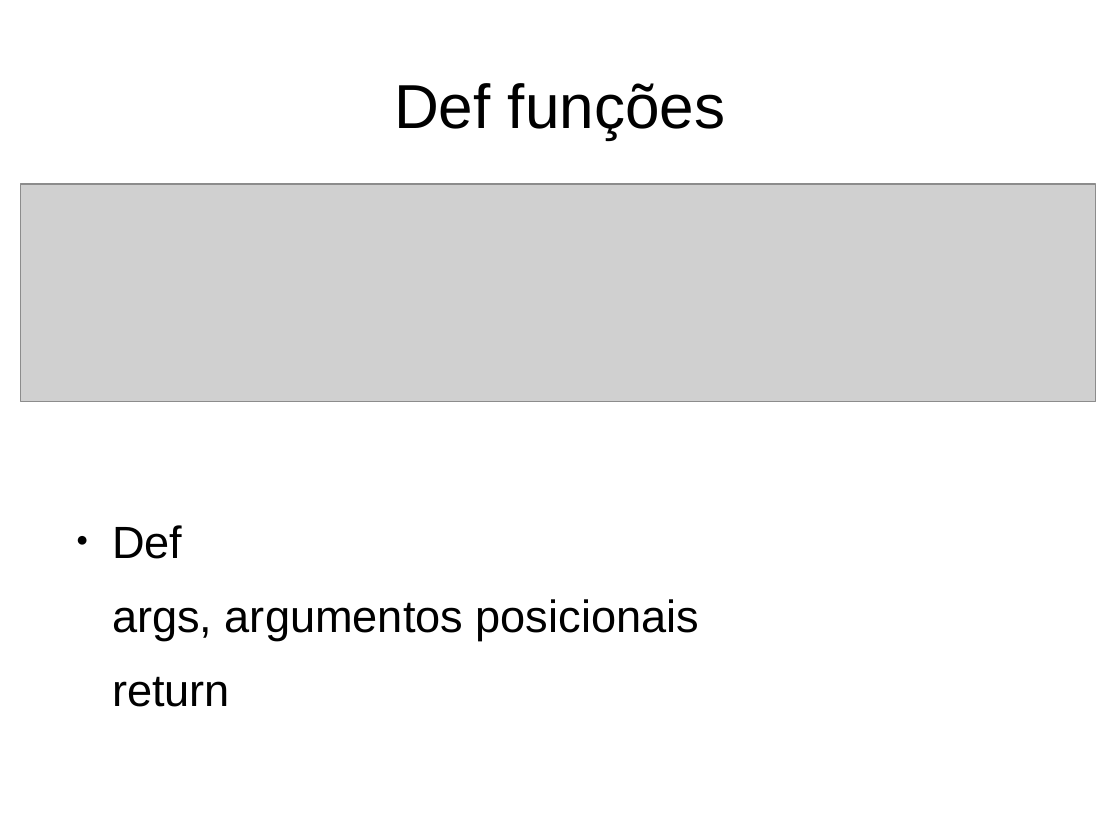
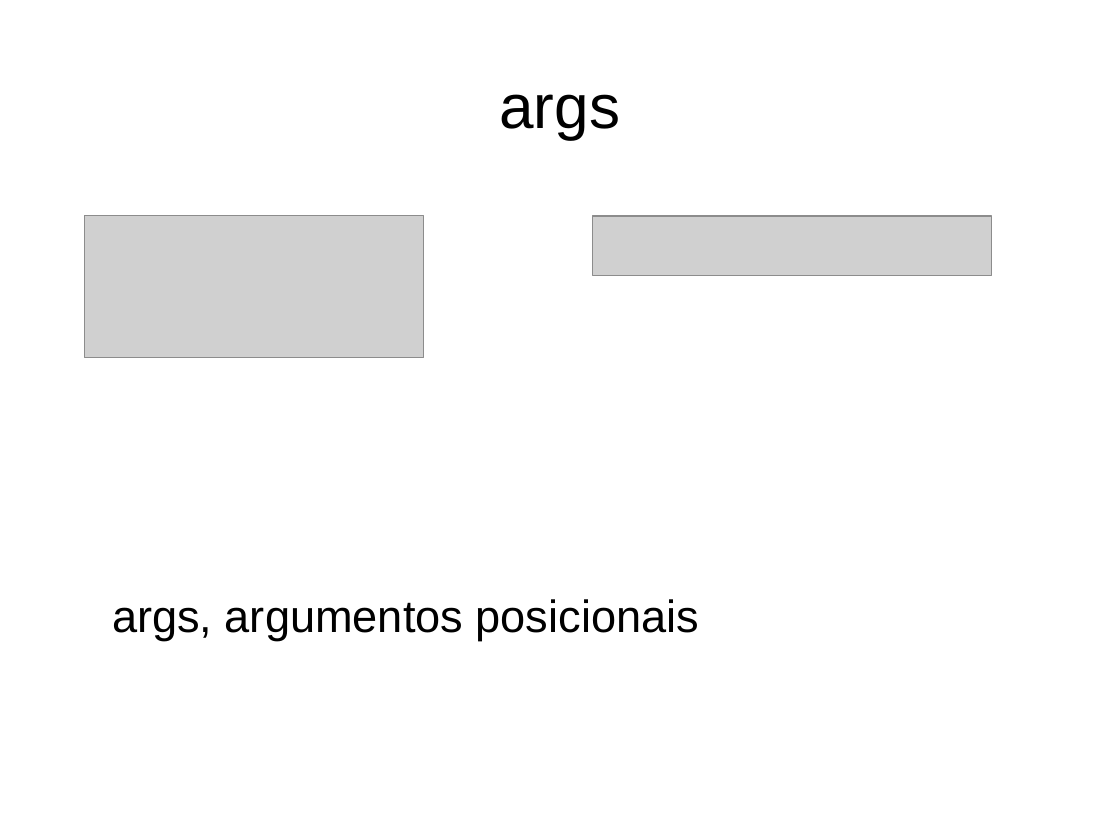
Before and after one commit to iurisegtovich/CursoSciPySEQ2018, a slide deck: slide 35 of source/curso_c2_logica_e_sintaxe.odp (slide 27 before the commit). Drawn at 1120x840 pixels with LibreOffice and Linux fonts; fonts in the diff are those of the drawing; grey boxes stand for pictures. Boxes give left, top, right and bottom in pixels: in the first picture for what was removed or moved away, otherwise in the second. Text is boxed around its words. In the diff, an @@ line names an element or a change of style, - is before the commit and + after.

```diff
--- a/source/curso_c2_logica_e_sintaxe.odp
+++ b/source/curso_c2_logica_e_sintaxe.odp
@@ title at (499,94,620,139): text changed @@
-Def funções
+args
@@ picture: place and size @@
-picture at (20,184,1096,402)
+picture at (84,216,424,359)
@@ picture added at (594,216,993,275) @@
@@ text at (112,525,182,559): paragraph removed @@
-● Def
@@ text at (112,676,230,707): paragraph removed @@
-return
```
Also in this commit, not shown: 9 other slides changed, 22 slides added, 3 slides removed, 6 other files.
